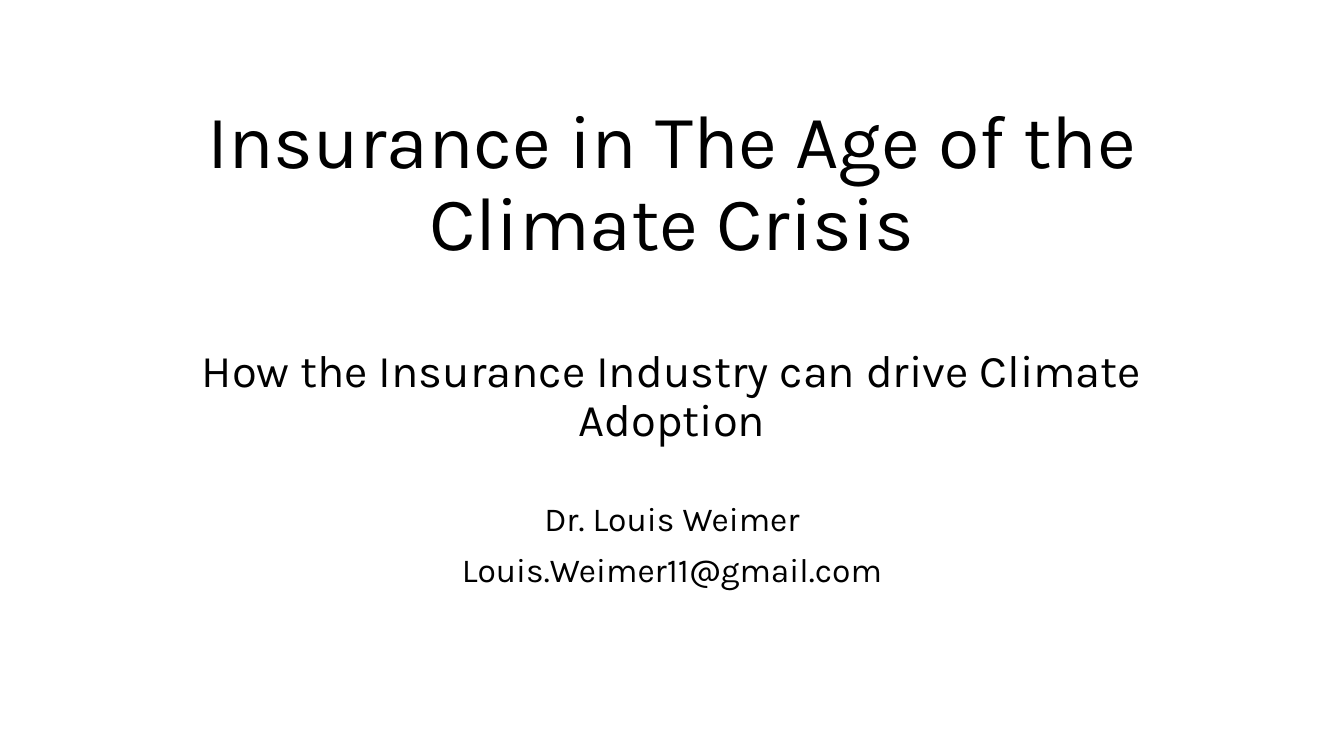
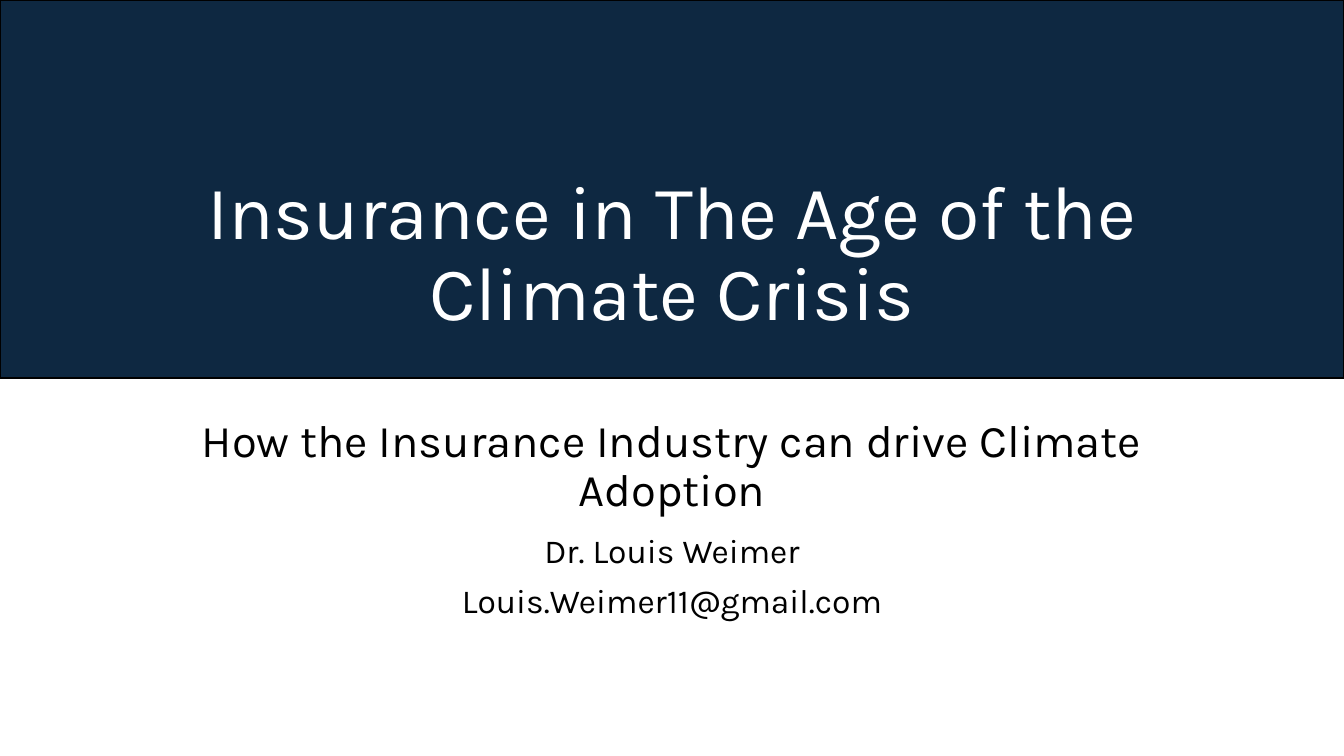
Before and after one commit to lou-weimer/insurance_lecture, a slide deck: slide 1 of Draft 1.pptx. Drawn at 1344x756 pixels with LibreOffice and Linux fonts; fonts in the diff are those of the drawing. Boxes give left, top, right and bottom in pixels: in the first picture for what was removed or moved away, otherwise in the second. Text is boxed around its words. In the diff, an @@ line names an element or a change of style, - is before the commit and + after.

```diff
--- a/Draft 1.pptx
+++ b/Draft 1.pptx
@@ rectangle added at (x1=0, y1=0, x2=1344, y2=378), fill #0E2841, outline #000000 1.5 pt @@
@@ title "Insurance in The Age of ..." moved from (x1=202, y1=116, x2=1142, y2=447) to (x1=202, y1=187, x2=1142, y2=517) @@
@@ title "Insurance in The Age of ..." at (x1=202, y1=187, x2=1142, y2=517): text colour #000000 to #FFFFFF in "Insurance in The Age of the Climate ..." @@
@@ subtitle "Dr. Louis Weimer" moved from (x1=462, y1=508, x2=882, y2=591) to (x1=462, y1=540, x2=882, y2=622) @@
```
Also in this commit, not shown: 32 other slides changed.
